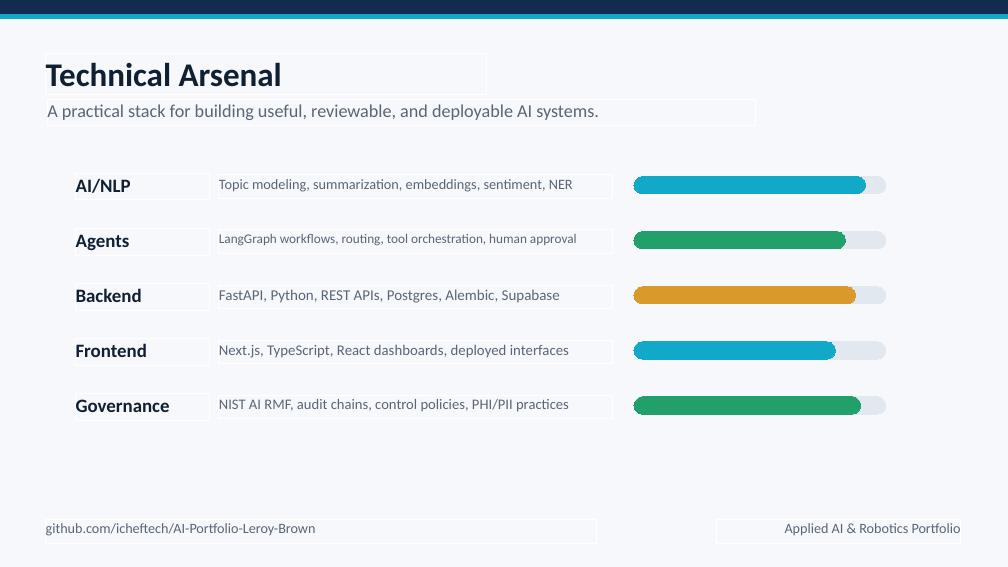
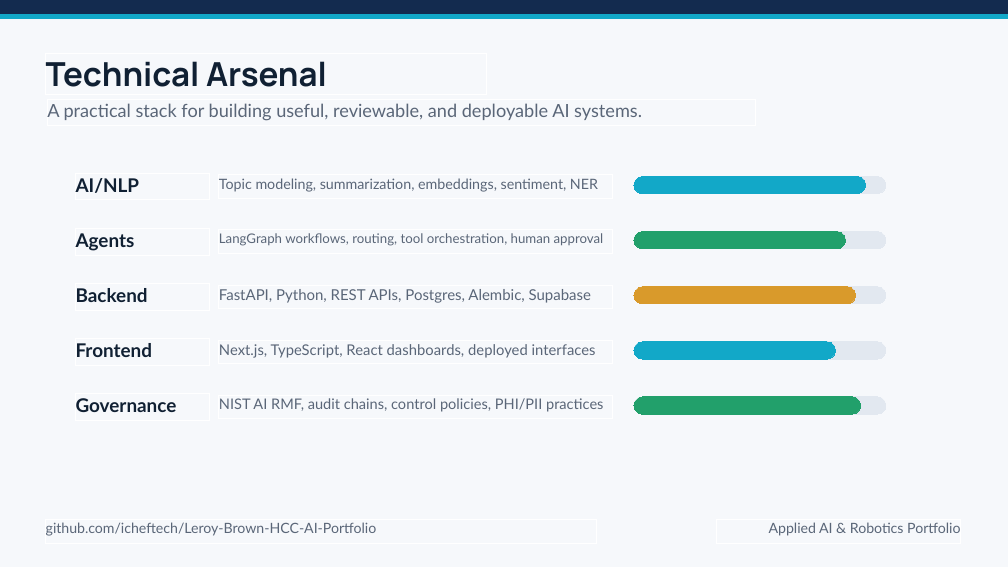
Before and after one commit to icheftech/Leroy-Brown-HCC-AI-Portfolio, a slide deck: slide 4 of Presentation/Pf_LeroyBrown_ITAI2373.pptx. Drawn at 1008x567 pixels with LibreOffice and Linux fonts; fonts in the diff are those of the drawing. Boxes give left, top, right and bottom in pixels: in the first picture for what was removed or moved away, otherwise in the second. Text is boxed around its words. In the diff, an @@ line names an element or a change of style, - is before the commit and + after.

Commit message:
Rename portfolio repository references

```diff
--- a/Presentation/Pf_LeroyBrown_ITAI2373.pptx
+++ b/Presentation/Pf_LeroyBrown_ITAI2373.pptx
@@ rectangle "Technical Arsenal" at box(45, 54, 486, 95): font Calibri to Manrope @@
@@ text in rectangle at box(46, 522, 377, 536): text changed; font Calibri to Lato @@
-github.com/icheftech/AI-Portfolio-Leroy-Brown
+github.com/icheftech/Leroy-Brown-HCC-AI-Portfolio
@@ font Calibri to Lato in 12 elements at box(47, 99, 756, 126), box(76, 173, 209, 200), box(219, 175, 613, 198), box(76, 228, 209, 255), box(219, 230, 613, 253), box(76, 284, 209, 310), box(219, 285, 613, 309), box(76, 339, 209, 365), box(219, 340, 613, 364), box(76, 394, 209, 420), box(219, 395, 613, 419), box(717, 520, 961, 544) @@
```
Also in this commit, not shown: 4 other slides changed, 3 other files.
